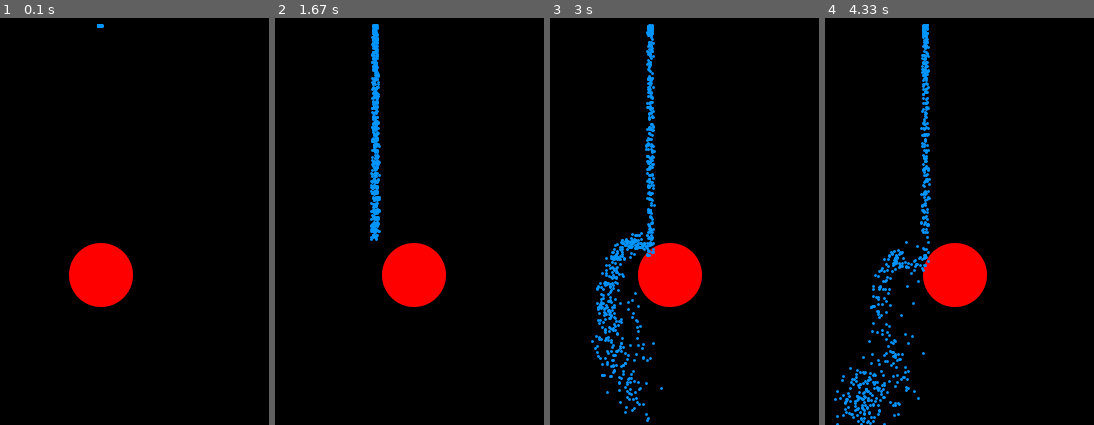
Above: before the commit, frames 1-4 (left to right).
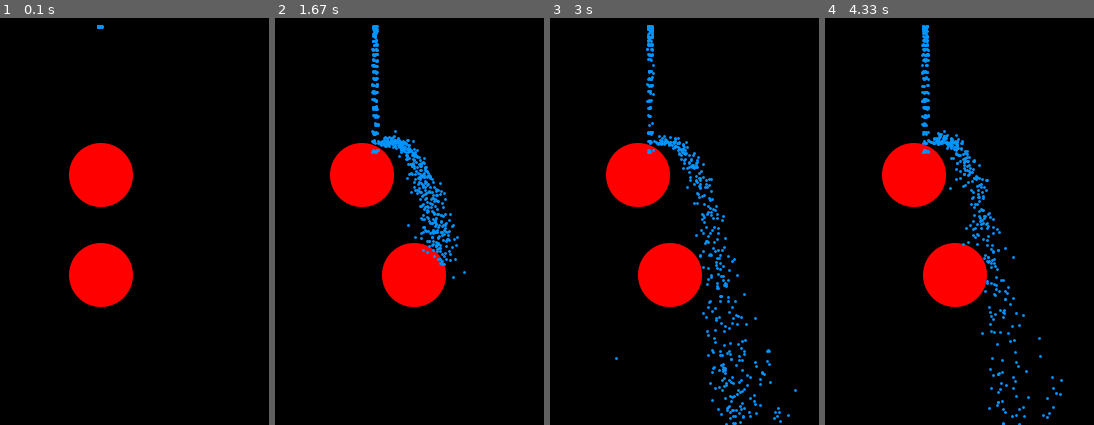
Above: after the commit, the same moments.

Repository: rkibria/Pygame-Community-Easter-Jam-2023
Game: pygame game, started from main.py
Two runs of this game, one before a commit and one after it. Both use one fixed random seed, a clock stepped at 60 frames per second and the inputs below.
Inputs:
- Up to frame 1 (0.1 s): no input
- Up to frame 2 (1.67 s): hold Q 0.33-0.8 s; hold D 0.33-0.8 s; hold D 0.83-1.3 s; hold D from 1.33 s (still down)
- Up to frame 3 (3 s): release D at 1.8 s; hold A 1.83-2.37 s; tap E at 1.98 s; hold A 2.4-2.8 s; hold D from 2.83 s (still down)
- Up to frame 4 (4.33 s): release D at 3.47 s; hold A 3.5-3.97 s; tap E at 3.65 s; hold D from 4 s (still down)

The runs differ from the first frame. In frame 1, 3.0% of the frame differs, in the area x 25-50%, y 1-47%; in frame 2, 5.8%; in frame 3, 8.4%, in the area x 15-92%, y 1-100%; in frame 4, 7.9%.

Commit message:
two blocks

Diff:
--- a/main.py
+++ b/main.py
@@ -106,9 +106,9 @@
 def init_game():
     game_state = {
         "particles": [],
-        "immobiles": [{"pos": (320, 150)}],
+        "immobiles": [{"pos": (320, 250)}, {"pos": (320, 150)}],
         "particle_ranges": [],
-        "controls": {"dir_1": 0},
+        "controls": {"dir_1": 0, "dir_2": 0},
     }
 
     total_particles = 1000
@@ -159,6 +159,10 @@
         d = controls["dir_1"]
         particles[0]["pos"].x = pg.math.clamp(particles[0]["pos"].x + d, 200, 400)
 
+    if controls["dir_2"] != 0:
+        d = controls["dir_2"]
+        particles[1]["pos"].x = pg.math.clamp(particles[1]["pos"].x + d, 200, 400)
+
     update_flow(game_state, 0)
 
     for i in range(len(game_state["particle_ranges"])):
@@ -169,15 +173,21 @@
 
 def on_key_down(game_state, key):
     controls = game_state["controls"]
-    if key == pg.K_a:
+    if key == pg.K_q:
         controls["dir_1"] = -1
+    elif key == pg.K_e:
+        controls["dir_1"] = 1
+    elif key == pg.K_a:
+        controls["dir_2"] = -1
     elif key == pg.K_d:
-        controls["dir_1"] = 1
+        controls["dir_2"] = 1
 
 def on_key_up(game_state, key):
     controls = game_state["controls"]
+    if key == pg.K_q or key == pg.K_e:
+        controls["dir_1"] = 0
     if key == pg.K_a or key == pg.K_d:
-        controls["dir_1"] = 0
+        controls["dir_2"] = 0
 
 def main_function(): # PYGBAG: decorate with 'async'
     """Main"""
